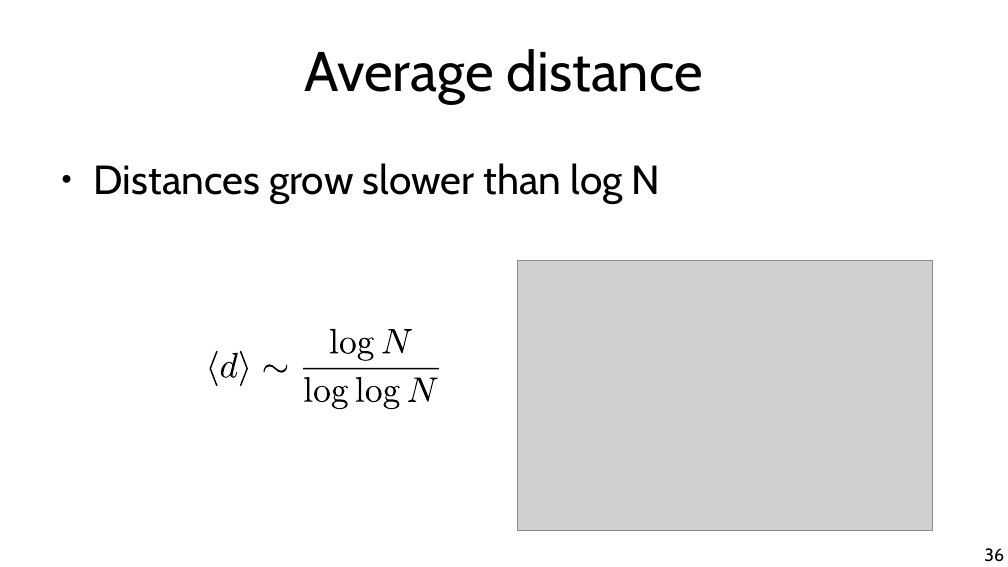
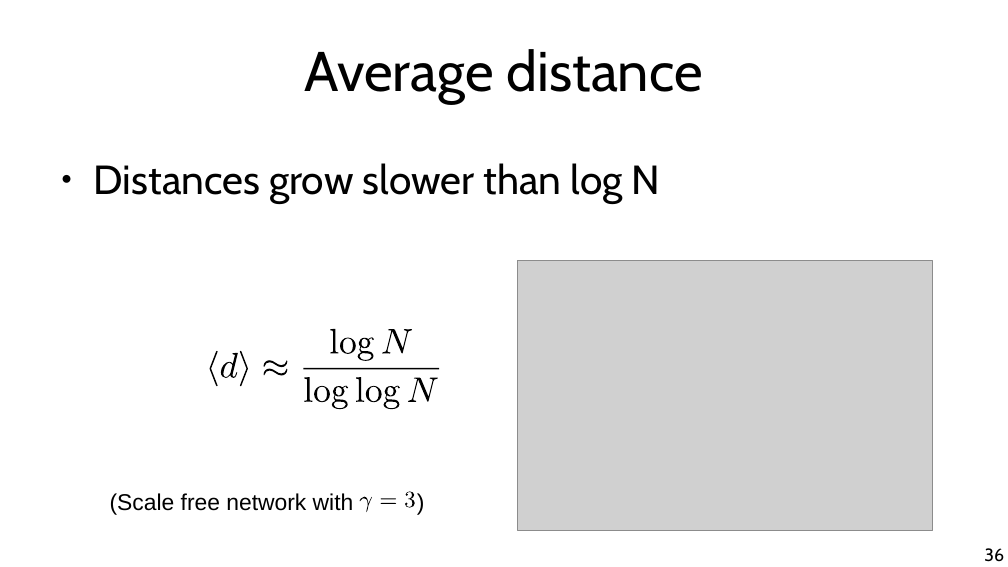
Before and after one commit to chatox/networks-science-course, a slide deck: slide 36 of theory/tt05_preferential_attachment.odp. Drawn at 1008x567 pixels with LibreOffice and Linux fonts; fonts in the diff are those of the drawing; grey boxes stand for pictures. Boxes give left, top, right and bottom in pixels: in the first picture for what was removed or moved away, otherwise in the second. Text is boxed around its words. In the diff, an @@ line names an element or a change of style, - is before the commit and + after.

```diff
--- a/theory/tt05_preferential_attachment.odp
+++ b/theory/tt05_preferential_attachment.odp
@@ freeform shape: place and size @@
-freeform shape at [263,364,287,372]
+freeform shape at [263,360,287,376]
@@ text added at [110,493,354,515], 18 pt, text #000000 @@
+(Scale free network with )
@@ group added at [359,491,416,512]: 4 freeform shapes @@
```
Also in this commit, not shown: 19 other slides changed, 1 slide added, 1 slide removed, 1 other file.
